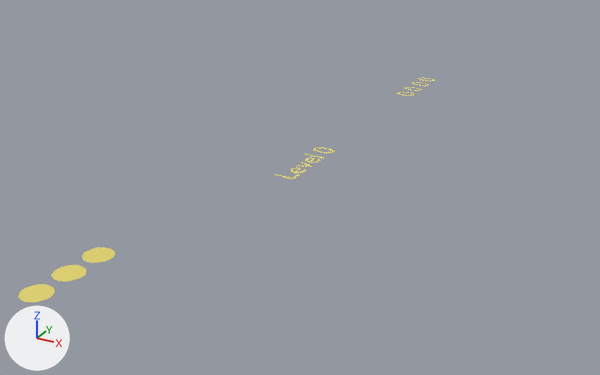
Two versions of the Blender file Example Space Game/blends/ui.blend, one commit apart.
Before and after are seen from a camera (50 mm lens) standing at (19.5, -63.3, 24.4) and looking at (-11.0, -7.9, -3.3). Lighting does not change. The marker at lower left points along +X, +Y and +Z.
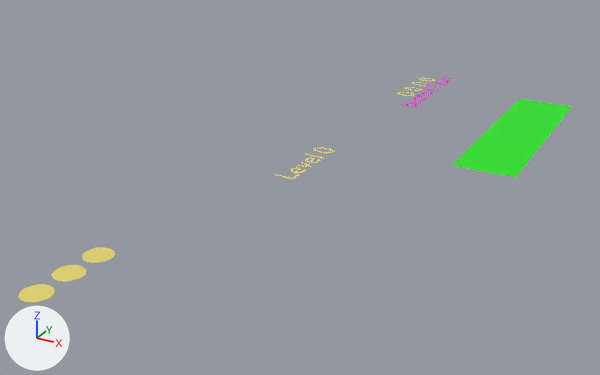
Commit message: button text follows button working feature

Pixel boxes (x1, y1, x2, y2) of what changed, in the pictures (600 x 375 px):
'testButton', added (green)
    after: (452, 99, 572, 177)
'testButtonText', added
    after: (399, 77, 454, 107)

The change, as a diff of the scene's bpy script:
```diff
--- a/Example Space Game/blends/ui.blend.py
+++ b/Example Space Game/blends/ui.blend.py
@@ mat_material_004 @@
+mat_material_004 = principled_material('Material.004')
+mat_material_004.base_color = (0.801, 0.0, 0.674)  # pink #e700d6
@@ mat_material_003 @@
+mat_material_003 = principled_material('Material.003')
+mat_material_003.base_color = (0.00731, 0.801, 0.0)  # green #15e700
@@ me_text_005 @@
+me_text_005.from_pydata(...)  # 602 vertices, 588 faces; spans x 0.06..4.63, y -0.01..0.68, z 0.0
+me_text_005.materials.append(mat_material_004)  # pink #e700d6
@@ me_plane @@
+me_plane.from_pydata([(-2.5, -2.5, 0.0), (2.5, -2.5, 0.0), (-2.5, 2.5, 0.0), (2.5, 2.5, 0.0)], [], [(0, 1, 3, 2)])
+me_plane.materials.append(mat_material_003)  # green #15e700
@@ ob_testbuttontext @@
+ob_testbuttontext = bpy.data.objects.new('testButtonText', me_text_005)
+ob_testbuttontext.location = (-3.08, -3.43, 3.59)
+ob_testbuttontext.rotation_euler = (0.0, 0.0, 1.571)  # degrees (0, 0, 90)
+ob_testbuttontext.scale = (2.08, 2.08, 2.08)
@@ ob_testbutton @@
+ob_testbutton = bpy.data.objects.new('testButton', me_plane)
+ob_testbutton.location = (3.39, 4.67, 0.0)
+ob_testbutton.scale = (1.0, 3.89, 1.0)
```
